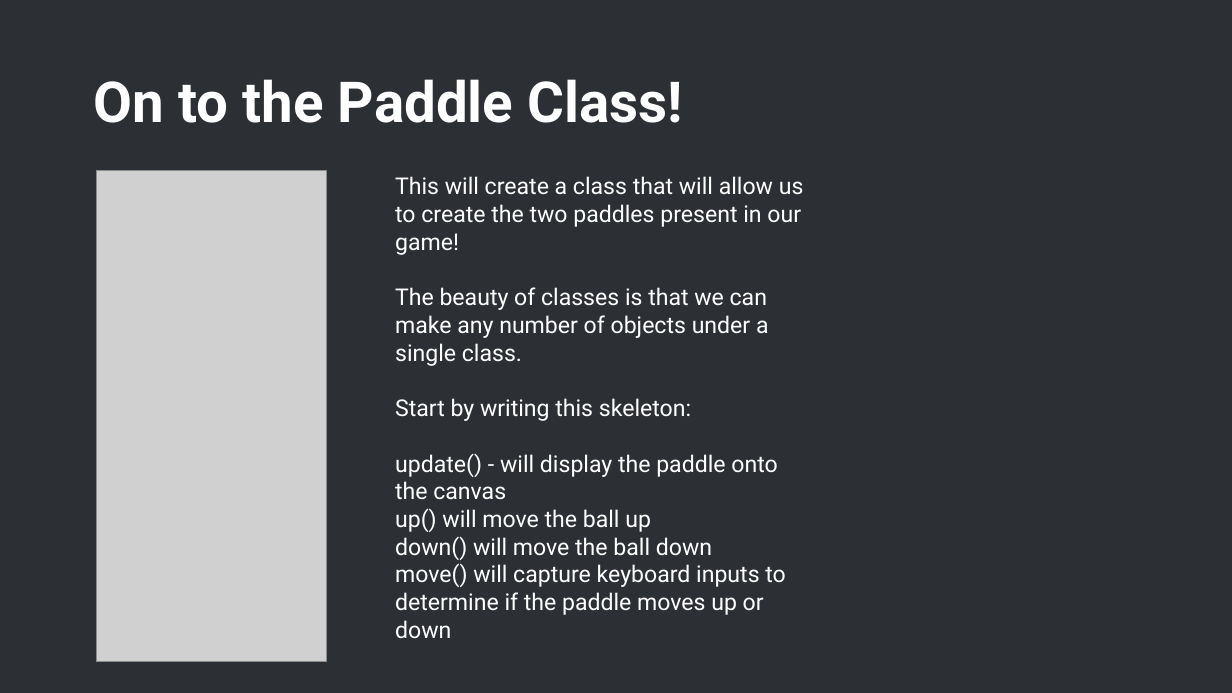
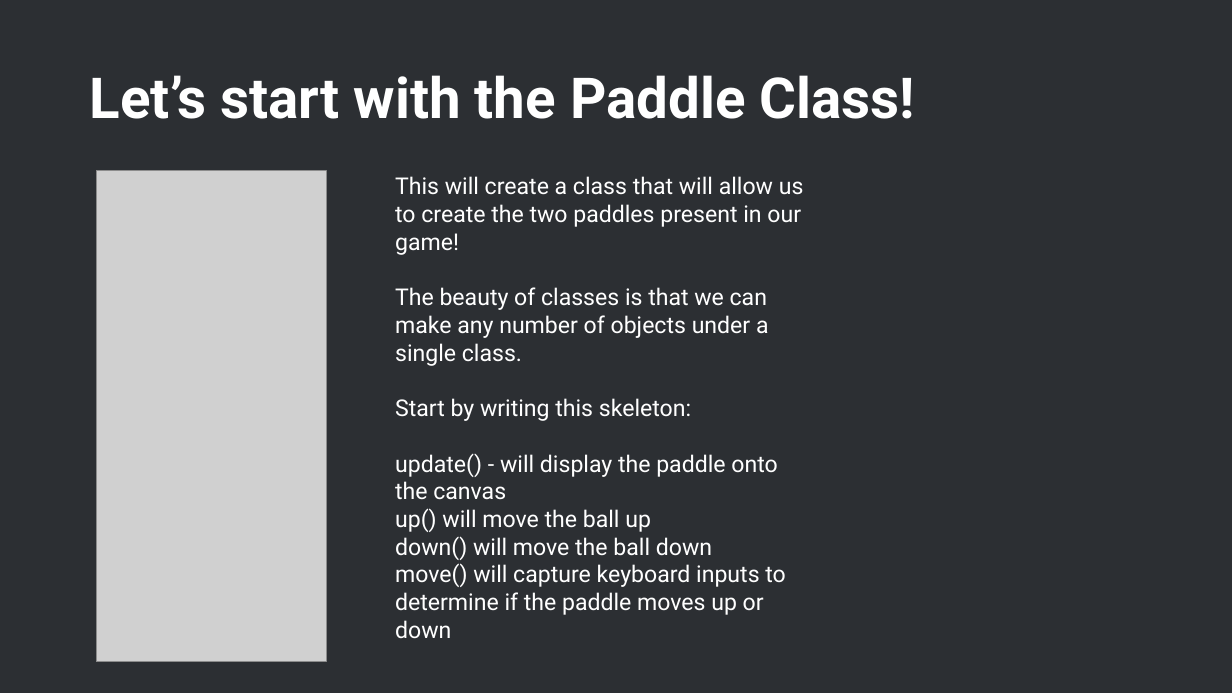
Before and after one commit to Kaidriver/p5.js-pong-workshop, a slide deck: slide 14 of p5.js workshopu.pptx (slide 24 before the commit). Drawn at 1232x693 pixels with LibreOffice and Linux fonts; fonts in the diff are those of the drawing; grey boxes stand for pictures; background and template pictures are left out. Boxes give left, top, right and bottom in pixels: in the first picture for what was removed or moved away, otherwise in the second. Text is boxed around its words. In the diff, an @@ line names an element or a change of style, - is before the commit and + after.

```diff
--- a/p5.js workshopu.pptx
+++ b/p5.js workshopu.pptx
@@ title at (90, 75, 916, 119): text changed @@
-On to the Paddle Class!
+Let’s start with the Paddle Class!
```
Also in this commit, not shown: 14 other slides changed, 3 slides added.
